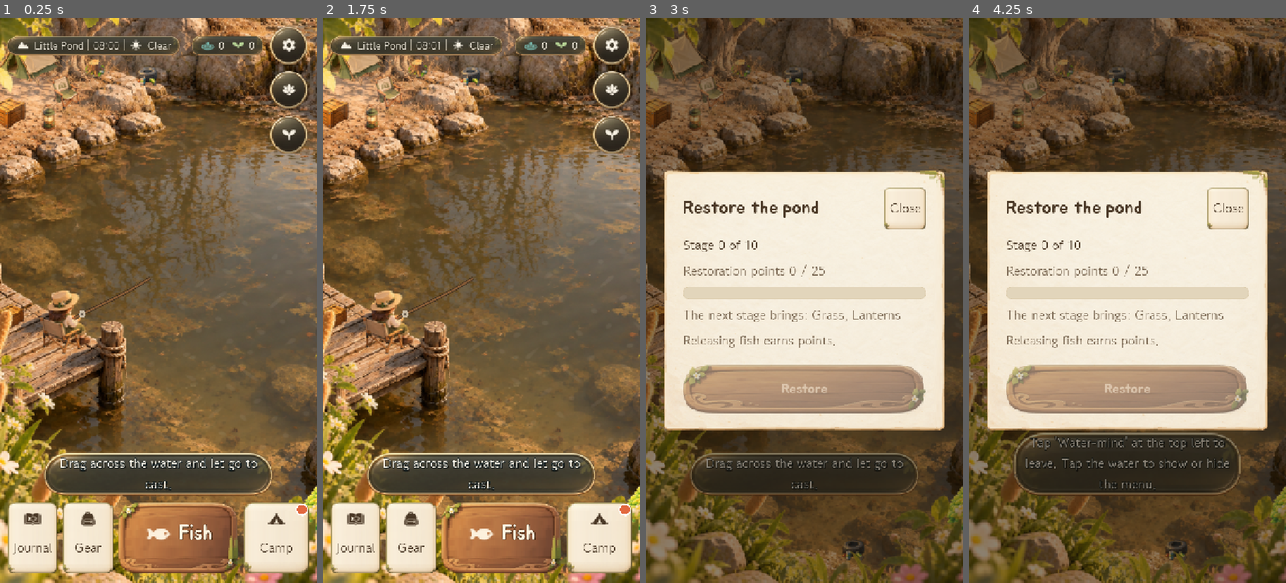
Above: before the commit, frames 1-4 (left to right).
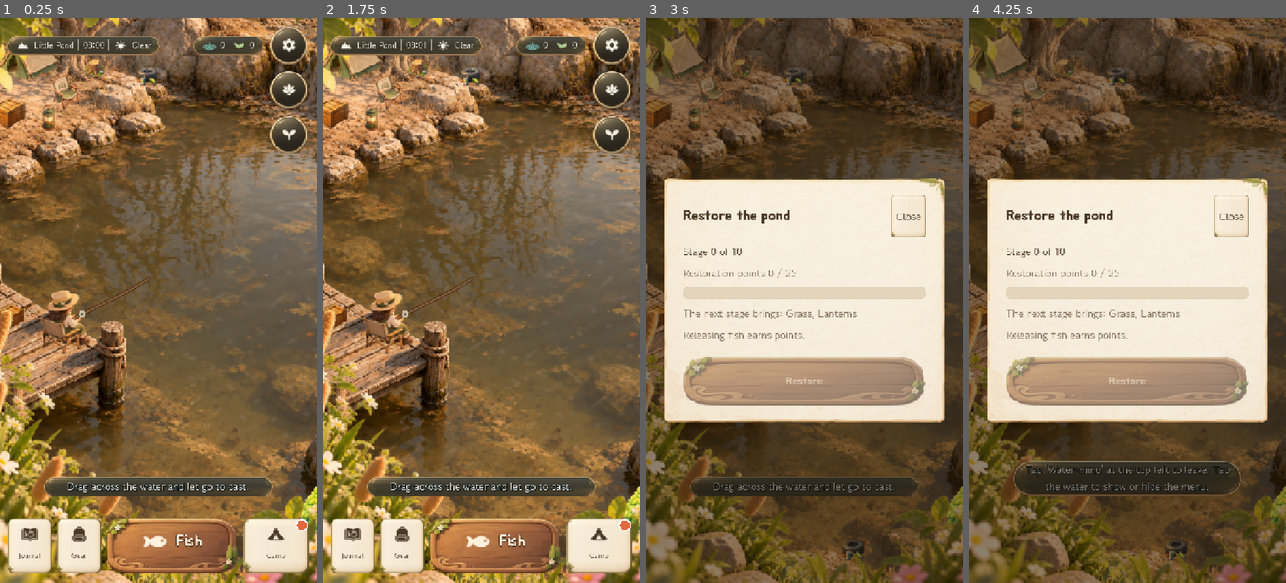
Above: after the commit, the same moments.

Repository: jeiel85/ripple-garden
Game: Godot game, scene res://world/game_root.tscn
Same seed, same stepped clock (60 frames per second), same inputs: the game is played once before the commit and once after it.
Inputs (mouse positions are in pixels of both pictures, inside the frame that each line leads up to):
- Up to frame 1 (0.25 s): no input
- Up to frame 2 (1.75 s): click (611, 91) at 0.52 s; click "Water-mind" at 1.25 s
- Up to frame 3 (3 s): click (934, 136) at 2.02 s; tap Enter at 2.75 s; drag from (804, 300) to (836, 176) at 2.77 s
- Up to frame 4 (4.25 s): tap Space at 3.5 s; drag from (1064, 328) to (1111, 413) at 3.52 s

The runs differ from the first frame. In frame 1, 10% of the frame differs, in the area x 2-98%, y 3-99%; in frame 2, 10%; in frame 3, 12%; in frame 4, 13%, in the area x 5-95%, y 27-85%.

Commit message:
fix(ui): 목업에 맞춰 글자·버튼을 줄이고 장비 간판 넘침 수정 (#50)
* fix(ui): 목업에 맞춰 글자·버튼을 줄이고 장비 간판 넘침 수정

- 장비 간판: 제목+두 줄 부제가 판자 그림보다 길어 넘치던 것 → 도감·캠프·지도와 같은 간판, 부제는 아래 알약에 한 줄로
  (ui.gear.subtitle의 강제 줄바꿈을 세 언어 모두 제거)
- 본문 글자 크기 30→24px(디자인 720 기준): 목업보다 글씨·버튼이 커서 화면이 꽉 차 보이던 것. 글자 크기 설정은 그대로 동작
- 하단 메뉴: 도감·장비는 작은 정사각, 캠프는 조금 넓게, 낚시 판자가 나머지 폭(목업 01 비율), 이름은 캡션 크기
- 탭 아이콘을 중간 크기로, 선택된(초록) 탭의 아이콘도 글씨와 같은 색으로 보이게
- 드롭다운 행은 글자가 작아져도 터치 크기(96px)를 유지
- 테스트: 글자 크기 기댓값을 고정 숫자 대신 BASE_FONT_PX·TEXT_SIZES로 계산(디자인 상수 변경)

Co-Authored-By: Claude Opus 5.5 <noreply@anthropic.com>

* fix(ui): 장비 부제가 최대 글자 크기에서 줄바꿈되게, 탭 글씨는 말줄임 (Codex 리뷰 #50)

- 부제 알약을 머리줄 폭에 맞추고 줄바꿈 허용: 글자 크기 160%+큰 UI+일본어에서 한 줄 부제가 화면보다 넓어지던 것
- 탭 글씨가 넘치면 "…"로 줄여(툴팁에 전체 이름) 탭 줄이 페이지를 화면보다 넓히지 않게
- 같은 설정에서 상세 카드·목록 자체가 넓어지는 기존 문제는 BACKLOG로 이월

Co-Authored-By: Claude Opus 5.5 <noreply@anthropic.com>

---------

Co-authored-by: Claude Opus 5.5 <noreply@anthropic.com>

Diff:
--- a/godot/data/localization.csv
+++ b/godot/data/localization.csv
@@ -448,7 +448,7 @@
 acc.bucket_hat.desc,"숲 빛깔로 물든 포근한 모자예요.","A soft hat in forest green.","森の色に染まった、やわらかな帽子です。"
 acc.river_cap.desc,"강바람처럼 시원한 파란 모자예요.","A cool blue cap like the river breeze.","川風のように涼しげな青い帽子です。"
 acc.starry_hat.desc,"밤하늘을 닮은 모자에 별 하나가 반짝여요.","A night-sky hat with a single star.","夜空に似た帽子に、星がひとつきらめきます。"
-"ui.gear.subtitle","더 좋은 장비로\n더 특별한 낚시를 즐겨요.","Better gear,\nmore special fishing.","もっといい装備で\nもっと特別な釣りを。"
+"ui.gear.subtitle","더 좋은 장비로 더 특별한 낚시를 즐겨요.","Better gear, more special fishing.","もっといい装備で、もっと特別な釣りを。"
 "ui.gear.tab.rod","낚싯대","Rods","釣り竿"
 "ui.gear.tab.bait","미끼","Bait","エサ"
 "ui.gear.tab.bag","가방","Bags","バッグ"
--- a/godot/tests/unit/test_fonts.gd
+++ b/godot/tests/unit/test_fonts.gd
@@ -58,13 +58,18 @@
 	assert_true((japanese["body"] as FontVariation).base_font.resource_path.ends_with("MPLUSRounded1c-Regular.woff2"))
 	assert_eq((japanese["body"] as FontVariation).fallbacks[0], (korean["body"] as FontVariation).base_font)
 
+## The caption size at Text Scale `scale`: TEXT_SIZES["caption"] of the body size (BASE_FONT_PX, scaled).
+static func _caption_px(scale: float) -> int:
+	return roundi(roundi(UiTheme.BASE_FONT_PX * scale) * float(UiTheme.TEXT_SIZES["caption"]))
+
 func test_the_theme_uses_the_bundled_fonts_and_the_named_sizes() -> void:
 	var theme := UiTheme.build(1.0, false, false)
 	assert_true(theme.default_font is FontVariation)
 	assert_true(theme.get_font("font", "SignLabel") != theme.default_font, "signs are lettered")
-	assert_eq(theme.get_font_size("caption", UiTheme.SIZES_TYPE), 21)
+	assert_eq(theme.get_font_size("caption", UiTheme.SIZES_TYPE), _caption_px(1.0))
 	assert_eq(theme.get_font_size("font_size", "SmallLabel"), theme.get_font_size("small", UiTheme.SIZES_TYPE))
-	assert_eq(UiTheme.build(1.4, false, false).get_font_size("caption", UiTheme.SIZES_TYPE), 29, "Text Scale grows every size")
+	assert_eq(UiTheme.build(1.4, false, false).get_font_size("caption", UiTheme.SIZES_TYPE), _caption_px(1.4), "Text Scale grows every size")
+	assert_true(_caption_px(1.4) > _caption_px(1.0))
 
 func test_a_named_text_size_follows_the_theme() -> void:
 	var host := Control.new()
@@ -73,9 +78,9 @@
 	var caption := UiKit.label("x")
 	UiKit.text_size(caption, "caption")
 	host.add_child(caption)
-	assert_eq(caption.get_theme_font_size("font_size"), 21)
+	assert_eq(caption.get_theme_font_size("font_size"), _caption_px(1.0))
 	host.theme = UiTheme.build(1.4, false, false)
-	assert_eq(caption.get_theme_font_size("font_size"), 29, "a rebuilt theme (Text Scale) resizes it")
+	assert_eq(caption.get_theme_font_size("font_size"), _caption_px(1.4), "a rebuilt theme (Text Scale) resizes it")
 	host.free()
 
 func test_screens_take_text_and_icon_sizes_from_the_scales() -> void:
--- a/godot/ui/camp_panel.gd
+++ b/godot/ui/camp_panel.gd
@@ -93,7 +93,7 @@
 	var tab_row := UiKit.hbox(6)
 	for entry in TABS:
 		var tab_id: String = entry[0]
-		var button := UiKit.icon_button(entry[1], tr(entry[2]), func() -> void: select_tab(tab_id), "TabButton", UiTheme.ICON_S, false)
+		var button := UiKit.icon_button(entry[1], tr(entry[2]), func() -> void: select_tab(tab_id), "TabButton", UiTheme.ICON_M, false)
 		button.size_flags_horizontal = Control.SIZE_EXPAND_FILL
 		_tabs[tab_id] = button
 		tab_row.add_child(button)
--- a/godot/ui/gear_panel.gd
+++ b/godot/ui/gear_panel.gd
@@ -69,27 +69,34 @@
 	back.custom_minimum_size = Vector2(UiTheme.TOUCH_MIN_PX, UiTheme.TOUCH_MIN_PX)
 	back.size_flags_vertical = Control.SIZE_SHRINK_CENTER
 	header.add_child(back)
-	var sign_board := PanelContainer.new()
-	sign_board.theme_type_variation = "SignPanel"
-	sign_board.size_flags_horizontal = Control.SIZE_EXPAND_FILL
-	var sign_row := UiKit.hbox(14)
-	sign_row.add_child(UiKit.icon("gear", UiTheme.ICON_L, UiTheme.WOOD_TEXT))
-	var sign_text := UiKit.vbox(0)
-	sign_text.add_child(UiKit.label(tr("ui.gear.title"), "SignLabel", HORIZONTAL_ALIGNMENT_LEFT, false))
-	var subtitle := UiKit.label(tr("ui.gear.subtitle"), "SmallLabel", HORIZONTAL_ALIGNMENT_LEFT, true)
-	subtitle.add_theme_color_override("font_color", UiTheme.WOOD_TEXT)
-	sign_text.add_child(subtitle)
-	sign_text.size_flags_horizontal = Control.SIZE_EXPAND_FILL
-	sign_row.add_child(sign_text)
-	sign_board.add_child(sign_row)
-	header.add_child(sign_board)
+	# The same title board as the journal, camp and map, the subtitle on a pill under it: a two-line
+	# subtitle inside the board ran past the painted planks.
+	var titles := UiKit.vbox(6)
+	titles.size_flags_horizontal = Control.SIZE_EXPAND_FILL
+	var sign_board := UiKit.sign_board("gear", tr("ui.gear.title"))
+	sign_board.size_flags_horizontal = Control.SIZE_SHRINK_CENTER
+	titles.add_child(sign_board)
+	var hint := PanelContainer.new()
+	hint.theme_type_variation = "PillPanel"
+	# As wide as the header allows and wrapping: at the largest Text Scale with Large UI a one-line
+	# subtitle is wider than the screen (the page does not scroll sideways).
+	hint.size_flags_horizontal = Control.SIZE_FILL
+	var subtitle := UiKit.label(tr("ui.gear.subtitle"), "PillLabel", HORIZONTAL_ALIGNMENT_CENTER, true)
+	UiKit.text_size(subtitle, "caption")
+	hint.add_child(subtitle)
+	titles.add_child(hint)
+	header.add_child(titles)
 	column.add_child(header)
 
 	var tab_row := UiKit.hbox(6)
 	for entry in TABS:
 		var category: String = entry[0]
-		var button := UiKit.icon_button(entry[1], tr(entry[2]), func() -> void: select_tab(category), "TabButton", UiTheme.ICON_S, false)
+		var button := UiKit.icon_button(entry[1], tr(entry[2]), func() -> void: select_tab(category), "TabButton", UiTheme.ICON_M, false)
 		button.size_flags_horizontal = Control.SIZE_EXPAND_FILL
+		# A long word ends in "…" instead of widening the page past the screen (largest Text Scale).
+		button.clip_text = true
+		button.text_overrun_behavior = TextServer.OVERRUN_TRIM_ELLIPSIS
+		button.tooltip_text = button.text
 		_tabs[category] = button
 		tab_row.add_child(button)
 	column.add_child(tab_row)
--- a/godot/ui/hud.gd
+++ b/godot/ui/hud.gd
@@ -205,6 +205,10 @@
 	row.add_child(settings_button)
 	return row
 
+## The bottom bar's side buttons (journal, gear, camp): a touch target, icon over a small caption.
+const NAV_SIDE_PX := 100.0
+const NAV_HEIGHT_PX := 104.0
+
 func _build_bottom() -> Control:
 	var row := UiKit.hbox(12)
 	row.mouse_filter = Control.MOUSE_FILTER_IGNORE
@@ -230,11 +234,15 @@
 	cta_button.button_down.connect(func() -> void: cta_down.emit())
 	cta_button.button_up.connect(func() -> void: cta_up.emit())
 	camp_button = UiKit.icon_button("camp", tr("ui.button.camp"), func() -> void: camp_pressed.emit())
+	# Mockup 01: two small square buttons, the wide fishing board, and a wider camp button.
 	for button in [journal_button, gear_button, camp_button]:
-		button.size_flags_horizontal = Control.SIZE_EXPAND_FILL
+		button.size_flags_horizontal = Control.SIZE_FILL
 		button.clip_text = false
 		button.text_overrun_behavior = TextServer.OVERRUN_NO_TRIMMING
-	camp_button.size_flags_stretch_ratio = 1.3
+		button.custom_minimum_size = Vector2(NAV_SIDE_PX, NAV_HEIGHT_PX)
+		UiKit.text_size(button, "caption")
+	camp_button.custom_minimum_size.x = NAV_SIDE_PX * 1.5
+	cta_button.custom_minimum_size.y = NAV_HEIGHT_PX
 	journal_dot = UiKit.notice_dot(journal_button)
 	camp_dot = UiKit.notice_dot(camp_button)
 	row.add_child(journal_button)
--- a/godot/ui/journal_panel.gd
+++ b/godot/ui/journal_panel.gd
@@ -107,7 +107,7 @@
 	var tab_row := UiKit.hbox(6)
 	for entry in TABS:
 		var tab_id: String = entry[0]
-		var button := UiKit.icon_button(entry[1], tr(entry[2]), func() -> void: select_tab(tab_id), "TabButton", UiTheme.ICON_S, false)
+		var button := UiKit.icon_button(entry[1], tr(entry[2]), func() -> void: select_tab(tab_id), "TabButton", UiTheme.ICON_M, false)
 		button.custom_minimum_size = Vector2(0, UiTheme.TOUCH_MIN_PX)
 		button.add_theme_constant_override("h_separation", 2)
 		button.custom_minimum_size.x = 104
--- a/godot/ui/ui_theme.gd
+++ b/godot/ui/ui_theme.gd
@@ -23,7 +23,7 @@
 ## soon as they are drawn (`_framed`): FRAMES lists which box takes which picture. High Contrast keeps the
 ## coded boxes, whose borders are part of the contrast.
 
-const BASE_FONT_PX := 30
+const BASE_FONT_PX := 24
 const TOUCH_MIN_PX := 96.0
 const TOUCH_MIN_LARGE_PX := 120.0
 const LARGE_UI_FONT_FACTOR := 1.15
@@ -184,6 +184,7 @@
 	theme.set_type_variation("TabSelected", "Button")
 	_button_states(theme, "TabSelected", GREEN, GREEN, GREEN_PRESSED, Color.BLACK if high_contrast else GREEN_BORDER, border_width + (2 if high_contrast else 0), 18, false, high_contrast)
 	_font_colors(theme, "TabSelected", GREEN_TEXT)
+	_icon_colors(theme, "TabSelected", GREEN_TEXT)  # the icon stays as readable as the word on green
 	theme.set_font_size("font_size", "TabButton", text_px(font, "small"))
 	theme.set_font_size("font_size", "TabSelected", text_px(font, "small"))
 	_icon_colors(theme, "TabSelected", GREEN_TEXT)
@@ -324,7 +325,8 @@
 	theme.set_color("font_color", "PopupMenu", ink)
 	theme.set_color("font_hover_color", "PopupMenu", ink)
 	# Rows of the drop-down list are touch targets too: 30 px text plus padding reaches ~96 px.
-	theme.set_constant("v_separation", "PopupMenu", 48)
+	# Rows stay a full touch target whatever the body size.
+	theme.set_constant("v_separation", "PopupMenu", maxi(48, int(TOUCH_MIN_PX) - font))
 
 	theme.set_stylebox("slider", "HSlider", _box(Color("#dccdae"), Color(0, 0, 0, 0), 0, 8, 12))
 	theme.set_stylebox("grabber_area", "HSlider", _box(GREEN, Color(0, 0, 0, 0), 0, 8, 12))
Not shown, changed: BACKLOG.md
